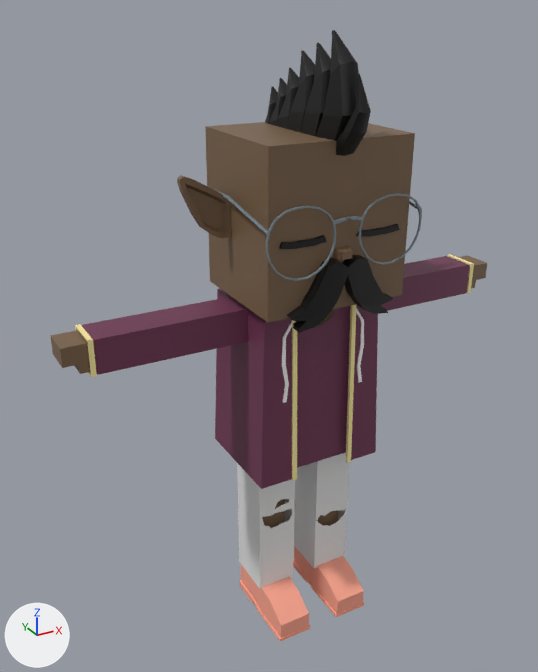
The FBX model mustachiorascals/fbx/8cd329cd-3f92-4e91-8307-debdbf5e7391.fbx: old version first, new version second.
One viewpoint serves both versions: a 50 mm camera at (-0.019, -0.0304, 0.0326) aimed at (-0.0013, 0.0018, 0.0165). The lights are fixed; the arrows at lower left show +X, +Y and +Z. Where no turn or scale is listed for an object, it has been applied to the vertices.

Names of what the first picture shows: 'c_hoodie_main', 'c_hoodie_shirt', 'c_hoodie_sleeves', 'c_rippedjeans', 'e_9', 'ew_round_2', 'f_chelsea_boots', 'h_mohawk', 'm_b', 'mustachio_arms', 'mustachio_head'.
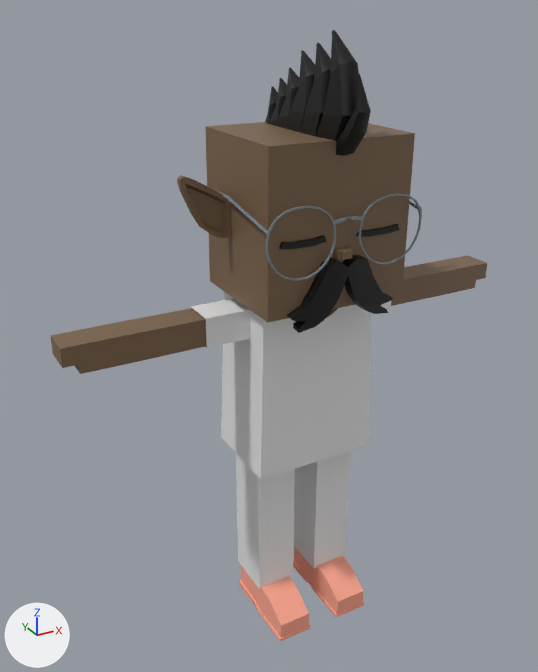
What the commit changed:
Material 'upper_garment_1' (mat_upper_garment_1) changes colour from brown #703553 to white #e7e7e7; in linear values from (0.161, 0.0353, 0.0863) to (0.8, 0.8, 0.8).
me_mesh_003 is used by ob_c_rippedjeans; location (0.0, 0.0, 0.0).
me_mesh_003 had 277 vertices, 244 faces and spanned x -0.00297..0.00299, y -0.00021..0.00257, z 0.0014..0.01069.
me_mesh_003 now has 72 vertices, 64 faces and spans x -0.003..0.003, y -0.00018..0.00265, z 0.00139..0.01069.
me_mesh_003 part 1: the loose piece of 139 vertices spanning x -0.00297..-0.00074, y -0.00021..0.00257, z 0.0014..0.01069 is rebuilt with 36 vertices and now spans x -0.003..-0.00074, y -0.00018..0.00265, z 0.00139..0.01069.
me_mesh_003 part 2: the loose piece of 138 vertices spanning x 0.00074..0.00299, y -0.00021..0.00257, z 0.0014..0.01069 is rebuilt with 36 vertices and now spans x 0.00074..0.003, y -0.00018..0.00265, z 0.00139..0.01069.
Mesh me_mesh_012_1 is new.
It has 24 vertices, 18 faces and spans x -0.00561..0.00561, y 0.00027..0.00209, z 0.01737..0.01893.
It uses material mat_upper_garment_1 (white #e7e7e7).
Object 'c_hoodie_sleeves' (ob_c_hoodie_sleeves) is deleted.
Object 'c_hoodie_main' (ob_c_hoodie_main) is deleted.
Object 'c_shirt_2' (ob_c_shirt_2) is new; it shows me_mesh_012_1.
Its location is (0.0, 0.0, 0.0).

Location of each change, [x1, y1, x2, y2] in pixels of the pictures (538 x 672 px):
'c_hoodie_shirt', recoloured (brown to white): [221, 292, 371, 479] in both
'c_hoodie_main', deleted (brown): before [215, 288, 378, 489]
    faces in mat_upper_garment_1 (brown #703553): [215, 288, 378, 489]
    faces in mat_upper_garment_2 (beige #ffefa5): [292, 304, 357, 480]
    faces in mat_clothes_white (white #ffffff): [282, 308, 364, 403]
'c_rippedjeans', reshaped: before [237, 452, 349, 590]; after [236, 451, 350, 589]
'c_hoodie_sleeves', deleted (brown): before [75, 254, 474, 377]
    faces in mat_upper_garment_1 (brown #703553): [82, 256, 470, 374]
    faces in mat_upper_garment_2 (beige #ffefa5): [75, 254, 474, 377]
'c_shirt_2', added: after [191, 298, 391, 348]
part 1 of me_mesh_003, rebuilt (6% taller): before [237, 463, 295, 590]; after [236, 454, 295, 589]
part 2 of me_mesh_003, rebuilt: before [294, 452, 349, 569]; after [293, 451, 350, 568]
'mustachio_arms', unchanged, uncovered by the edit: [50, 255, 487, 374] in both
